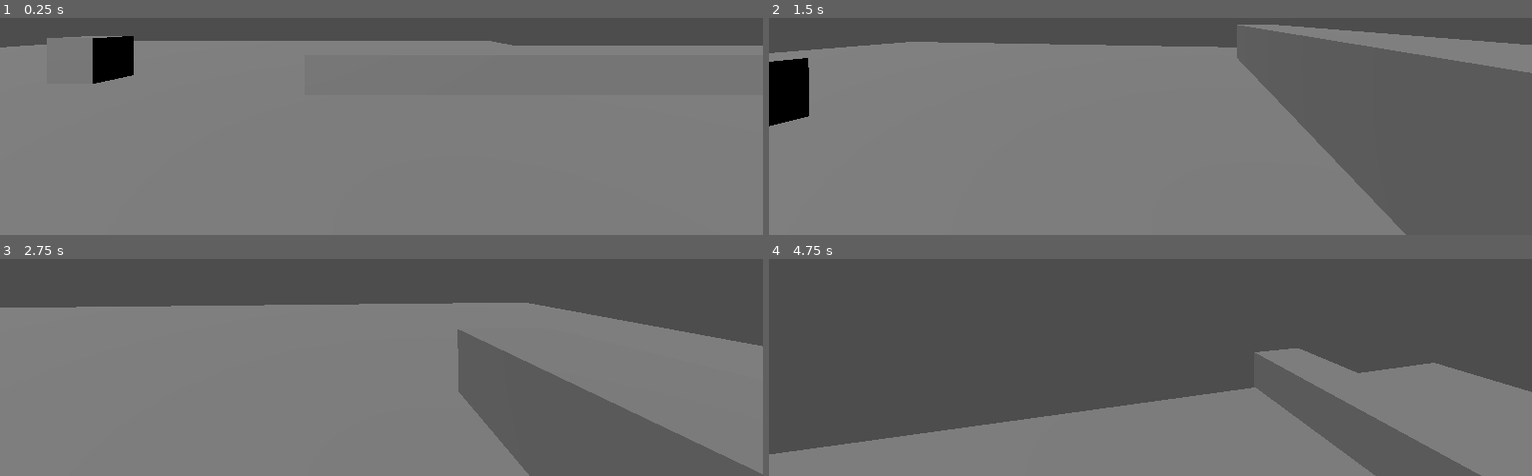
Above: before the commit, frames 1-4 (two rows, left to right).
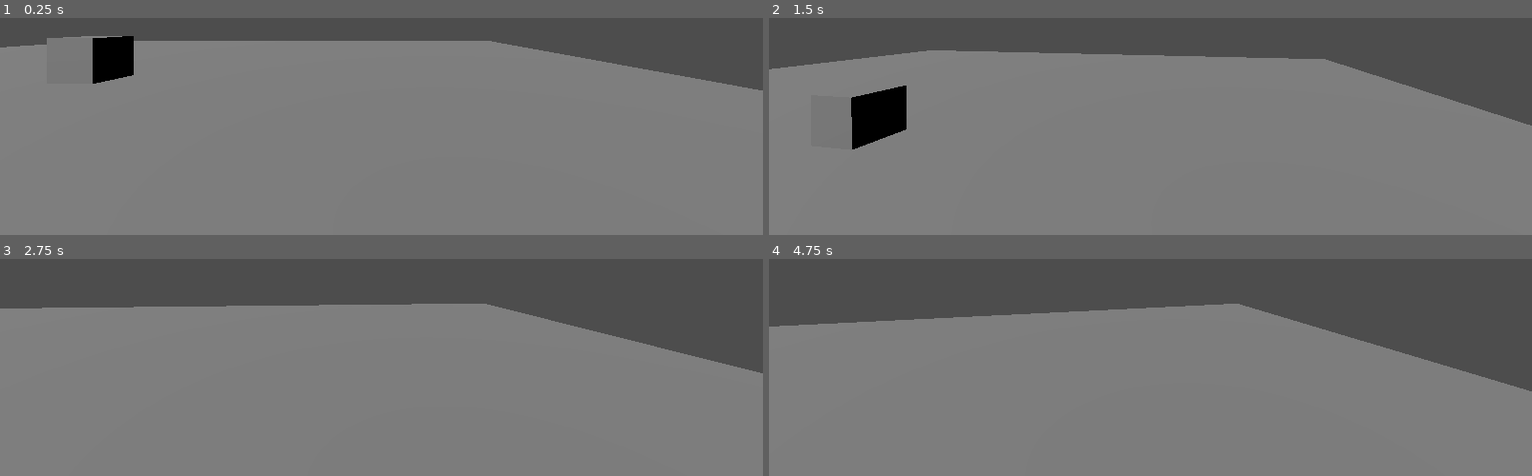
Above: after the commit, the same moments.

Repository: ILikeSloths24/jamegamgamejam
Game: Godot game, scene res://SCENES/ROOM.tscn
Two runs of this game, one before a commit and one after it. Both use one fixed random seed, a clock stepped at 60 frames per second and the inputs below. The project has no main scene, so this scene is started directly.
Inputs (mouse positions are in pixels of both pictures, inside the frame that each line leads up to):
- Up to frame 1 (0.25 s): no input
- Up to frame 2 (1.5 s): tap Enter at 0.5 s; move the mouse to (1188, 20) at 0.52 s; hold F (attach_object) 0.53-1.28 s; hold W (move_forward) from 0.53 s (still down); tap Space (jump) at 0.77, 1.07 s; tap E (interact) at 0.8, 1.35 s; move the mouse to (1112, 22) at 1.27 s
- Up to frame 3 (2.75 s): keep holding W (move_forward); tap Space (jump) at 1.52, 1.55, 1.82, 2.1 s; move the mouse to (outside the picture) at 2.02 s; hold F (attach_object) from 2.03 s (still down)
- Up to frame 4 (4.75 s): move the mouse to (1142, 269) at 2.77 s; release F (attach_object) at 2.78 s; tap F (attach_object) at 2.85, 4.55 s; tap Space (jump) at 3.02, 3.32, 3.77, 3.8, 4.07, 4.52 s; tap E (interact) at 3.05 s; move the mouse to (1203, 267) at 3.52 s; hold E (interact) 3.53-4.28 s; tap Escape at 4.15 s; move the mouse to (outside the picture) at 4.27 s; release W (move_forward) at 4.28 s; hold A (move_left) from 4.28 s (still down); tap Shift at 4.35 s

The runs differ from the first frame. In frame 1, 3.4% of the frame differs, in the area x 67-100%, y 12-34%; in frame 2, 27%; in frame 3, 15%; in frame 4, 39%, in the area x 0-100%, y 20-100%.

Commit message:
FIXED WIELDING ISSUE YAY

Diff:
--- a/get-the-cookie!/SCENES/ROOM.tscn
+++ b/get-the-cookie!/SCENES/ROOM.tscn
@@ -32,11 +32,8 @@
 [node name="DirectionalLight3D" type="DirectionalLight3D" parent="." unique_id=1654398246]
 transform = Transform3D(0.8660254, 0.35355338, -0.35355338, 0, 0.70710677, 0.70710677, 0.5, -0.6123724, 0.6123724, 0, 0, 0)
 
-[node name="StaticBody3D" parent="." unique_id=608150814 instance=ExtResource("2_pioda")]
-transform = Transform3D(1.3909649, 0, 0, 0, 2.7365875, 0, 0, 0, 1.1783447, 8.002001, 1.2949586, 2.9818537)
-
-[node name="PickupBook" parent="." unique_id=1728133733 instance=ExtResource("2_pioda")]
-transform = Transform3D(1, 0, 0, 0, 1, 0, 0, 0, 1, 10.5456705, 2.1136904, 1.6897416)
-
 [node name="PickupRuler" parent="." unique_id=1161360837 instance=ExtResource("3_pioda")]
 transform = Transform3D(0.6877746, 0, 0, 0, 0.8060161, 0, 0, 0, 0.6209987, -9, 1, 5)
+
+[node name="PickupBook2" parent="." unique_id=1728133733 instance=ExtResource("2_pioda")]
+transform = Transform3D(0.13193053, 0, 0, 0, 1, 0, 0, 0, 1, -0.6343193, 1.0000005, 3.4141078)
--- a/get-the-cookie!/SCENES/pickup_book.tscn
+++ b/get-the-cookie!/SCENES/pickup_book.tscn
@@ -7,6 +7,7 @@
 size = Vector3(8.7208, 0.4, 1.1)
 
 [node name="PickupBook" type="RigidBody3D" unique_id=1728133733 groups=["pickupable"]]
+transform = Transform3D(0.13193053, 0, 0, 0, 1, 0, 0, 0, 1, 0, 0, 0)
 continuous_cd = true
 
 [node name="CSGBox3D" type="CSGBox3D" parent="." unique_id=763752817]
--- a/get-the-cookie!/SCENES/pickup_ruler.tscn
+++ b/get-the-cookie!/SCENES/pickup_ruler.tscn
@@ -1,16 +1,37 @@
 [gd_scene format=3 uid="uid://4xrcam63xksl"]
 
-[ext_resource type="PackedScene" uid="uid://cvpcmqvh6emws" path="res://ASSETS/Blender assets/ruler.glb" id="1_ofx11"]
+[sub_resource type="BoxShape3D" id="BoxShape3D_7oi8n"]
+size = Vector3(8.5979, 0.39658204, 1.4671631)
 
-[sub_resource type="BoxShape3D" id="BoxShape3D_u54cc"]
-size = Vector3(3.533081, 1, 16.13208)
+[sub_resource type="BoxShape3D" id="BoxShape3D_t56jo"]
+size = Vector3(8.7208, 0.4, 1.3619751)
 
-[node name="PickupRuler" type="RigidBody3D" unique_id=1161360837 groups=["pickupable"]]
-transform = Transform3D(-4.371139e-08, 0, 1, 0, 1, 0, -1, 0, -4.371139e-08, 0, 0, 0)
+[node name="PickupBook" type="RigidBody3D" unique_id=1728133733 groups=["pickupable"]]
+continuous_cd = true
 
-[node name="CollisionShape3D" type="CollisionShape3D" parent="." unique_id=1832000053]
-transform = Transform3D(1, 0, 0, 0, 1, 0, 0, 0, 1, 0.011291504, 0, -0.03137207)
-shape = SubResource("BoxShape3D_u54cc")
+[node name="CSGBox3D" type="CSGBox3D" parent="." unique_id=763752817]
+transform = Transform3D(1, 0, 0, 0, 1, 0, 0, 0, 1, -0.09509277, -0.3182373, 1.8718052)
+size = Vector3(8, 0.4, 1)
 
-[node name="ruler" parent="." unique_id=144188739 instance=ExtResource("1_ofx11")]
-transform = Transform3D(0.4276396, 0, 0, 0, 0.4839917, 0, 0, 0, 0.4039995, 0, 0, 0)
+[node name="CSGCylinder3D" type="CSGCylinder3D" parent="." unique_id=1243255095]
+transform = Transform3D(-4.371139e-08, -1, 0, 1, -4.371139e-08, 0, 0, 0, 1, -0.10028076, -0.38348126, 2.3681862)
+radius = 0.26513672
+height = 8.007446
+sides = 3
+
+[node name="CSGCylinder3D2" type="CSGCylinder3D" parent="." unique_id=1742568519]
+transform = Transform3D(4.371139e-08, 1, -8.742278e-08, 1, -4.371139e-08, 0, -3.821371e-15, -8.742278e-08, -1, -0.1, -0.383, 1.37)
+radius = 0.26513672
+height = 8.007446
+sides = 3
+
+[node name="CollisionShape3D" type="CollisionShape3D" parent="." unique_id=993532036]
+transform = Transform3D(0.9130798, 0, 0, 0, 1, 0, 0, 0, 1, -0.10964245, -0.3268165, 1.8629069)
+shape = SubResource("BoxShape3D_7oi8n")
+
+[node name="AttatchArea" type="Area3D" parent="." unique_id=401779342]
+transform = Transform3D(0.9130798, 0, 0, 0, 1, 0, 0, 0, 1, -0.00498157, 0, 0)
+
+[node name="CollisionShape3D" type="CollisionShape3D" parent="AttatchArea" unique_id=1564229559]
+transform = Transform3D(1, 0, 0, 0, 1, 0, 0, 0, 1, -0.10151398, -0.30936623, 1.8821819)
+shape = SubResource("BoxShape3D_t56jo")
--- a/get-the-cookie!/player.gd
+++ b/get-the-cookie!/player.gd
@@ -1,12 +1,39 @@
 extends CharacterBody3D
+
 @export var gravity: float = 9.8
 @export var speed: float = 2.0
 @export var sprint_speed: float = 4.0
 @export var mouse_sensitivity: float = 0.003
+@export var jump_velocity: float = 5.0
+
 @onready var camera: Camera3D = $Camera3D
-@export var jump_velocity: float = 5.0
-var held_object: Node3D = null
+@onready var hold_point: Marker3D = $Camera3D/HoldPoint
+@onready var pickup_area: Area3D = $PickupArea
+
+var held_object: RigidBody3D = null
 var camera_pitch: float = 0.0
+
+
+func _ready():
+	Input.mouse_mode = Input.MOUSE_MODE_CAPTURED
+
+
+func _input(event):
+	if event is InputEventKey:
+		if event.keycode == KEY_ESCAPE and event.pressed:
+			if Input.mouse_mode == Input.MOUSE_MODE_CAPTURED:
+				Input.mouse_mode = Input.MOUSE_MODE_VISIBLE
+			else:
+				Input.mouse_mode = Input.MOUSE_MODE_CAPTURED
+
+	if event is InputEventMouseMotion:
+		if Input.mouse_mode == Input.MOUSE_MODE_CAPTURED:
+			rotate_y(-event.relative.x * mouse_sensitivity)
+
+			camera_pitch -= event.relative.y * mouse_sensitivity
+			camera_pitch = clamp(camera_pitch, -1.2, 1.2)
+			camera.rotation.x = camera_pitch
+
 
 func _unhandled_input(event):
 	if event.is_action_pressed("interact"):
@@ -18,41 +45,53 @@
 	if event.is_action_pressed("attach_object"):
 		attach_object()
 
+
 func pick_up_object():
-	var objects = $PickupArea.get_overlapping_bodies()
+	var objects = pickup_area.get_overlapping_bodies()
 
 	for object in objects:
-		if object.is_in_group("pickupable"):
-			if object is RigidBody3D:
-				held_object = object
-				held_object.freeze = true
+		if object is RigidBody3D and object.is_in_group("pickupable"):
+			held_object = object
 
-				held_object.get_parent().remove_child(held_object)
-				$Camera3D/HoldPoint.add_child(held_object)
+			# Stop physics while the object is held.
+			held_object.freeze = true
+			held_object.linear_velocity = Vector3.ZERO
+			held_object.angular_velocity = Vector3.ZERO
 
-				held_object.position = Vector3.ZERO
-				held_object.rotation_degrees = Vector3(0, 90, 0)
-				return
+			# Reparent it to the hold point.
+			held_object.get_parent().remove_child(held_object)
+			hold_point.add_child(held_object)
+
+			# Position it in front of the camera.
+			held_object.position = Vector3.ZERO
+			held_object.rotation = Vector3.ZERO
+			return
+
+	print("No pickupable object nearby!")
+
 
 func drop_object():
-	if held_object != null:
-		var object = held_object
-		var drop_position = $Camera3D/HoldPoint.global_position
+	if held_object == null:
+		return
 
-		$Camera3D/HoldPoint.remove_child(object)
-		get_tree().current_scene.add_child(object)
+	var object = held_object
+	var saved_transform = object.global_transform
 
-		object.global_position = drop_position
-		object.freeze = false
+	held_object = null
 
-		held_object = null
+	hold_point.remove_child(object)
+	get_tree().current_scene.add_child(object)
+
+	object.global_transform = saved_transform
+	object.freeze = false
+
 
 func attach_object():
 	if held_object == null:
-		print("Pick up a book first!")
+		print("Pick up an object first!")
 		return
 
-	var nearby_bodies = $PickupArea.get_overlapping_bodies()
+	var nearby_bodies = pickup_area.get_overlapping_bodies()
 	var target: PhysicsBody3D = null
 
 	for body in nearby_bodies:
@@ -60,68 +99,35 @@
 			continue
 
 		if body is PhysicsBody3D:
-			var distance = held_object.global_position.distance_to(
-				body.global_position
-			)
-
-			if distance < 5:
+			if body.is_in_group("pickupable"):
 				target = body
 				break
 
 	if target == null:
-		print("No nearby object to attach to!")
+		print("No nearby target object!")
 		return
 
-	var book = held_object
-	var saved_transform = book.global_transform
+	var object = held_object
 
-	held_object = null
-	$Camera3D/HoldPoint.remove_child(book)
-	get_tree().current_scene.add_child(book)
-	book.global_transform = saved_transform
-	book.freeze = false
+	# Save its position before removing it from the grip.
+	var saved_transform = object.global_transform
 
-	var joint = Generic6DOFJoint3D.new()
-	get_tree().current_scene.add_child(joint)
-
-	joint.global_position = (
-		book.global_position + target.global_position
-	) / 2.0
-
-	joint.node_a = joint.get_path_to(book)
-	joint.node_b = joint.get_path_to(target)
-
-	print("Objects connected!")
-
-	if held_object == null:
-		print("Pick up a book first!")
-		return
-
-	if target == null:
-		print("No nearby object to attach to!")
-		return
-
-
-	$Camera3D/HoldPoint.remove_child(book)
-	get_tree().current_scene.add_child(book)
-	book.global_position = $Camera3D/HoldPoint.global_position
-	book.freeze = false
+	# Clear the player's grip.
 	held_object = null
 
-	get_tree().current_scene.add_child(joint)
+	# Remove it from the camera's HoldPoint.
+	hold_point.remove_child(object)
 
-	joint.global_position = (
-		book.global_position + target.global_position
-	) / 2.0
+	# Attach it to the target object.
+	get_tree().current_scene.add_child(object)
+	object.global_transform = saved_transform
 
+	# Stop physics from moving it.
+	object.freeze = true
+	object.linear_velocity = Vector3.ZERO
+	object.angular_velocity = Vector3.ZERO
 
-	joint.node_a = joint.get_path_to(book)
-	joint.node_b = joint.get_path_to(target)
-
-	print("Objects connected!")
-
-func _ready():
-	Input.mouse_mode = Input.MOUSE_MODE_CAPTURED
+	print("Object permanently attached!")
 
 func _physics_process(delta):
 	var input_direction = Vector2.ZERO
@@ -140,7 +146,9 @@
 
 	input_direction = input_direction.normalized()
 
-	var direction = transform.basis * Vector3(input_direction.x, 0, input_direction.y)
+	var direction = transform.basis * Vector3(
+		input_direction.x, 0, input_direction.y
+	)
 
 	var current_speed = speed
 
@@ -150,32 +158,10 @@
 	velocity.x = direction.x * current_speed
 	velocity.z = direction.z * current_speed
 
+	if not is_on_floor():
+		velocity.y -= gravity * delta
+
 	if Input.is_action_just_pressed("jump") and is_on_floor():
 		velocity.y = jump_velocity
 
-	if not is_on_floor():
-		velocity.y -= gravity * delta
-
 	move_and_slide()
-
-	if not is_on_floor():
-		velocity.y -= gravity * delta
-
-	move_and_slide()
-func _input(event):
-	if event is InputEventKey:
-		if event.keycode == KEY_ESCAPE and event.pressed:
-			if Input.mouse_mode == Input.MOUSE_MODE_CAPTURED:
-				Input.mouse_mode = Input.MOUSE_MODE_VISIBLE
-			else:
-				Input.mouse_mode = Input.MOUSE_MODE_CAPTURED
-
-	if event is InputEventMouseMotion:
-		if Input.mouse_mode == Input.MOUSE_MODE_CAPTURED:
-			rotate_y(-event.relative.x * mouse_sensitivity)
-
-			camera_pitch -= event.relative.y * mouse_sensitivity
-			camera_pitch = clamp(camera_pitch, -1.2, 1.2)
-
-			camera.rotation.x = camera_pitch
-	move_and_slide()
